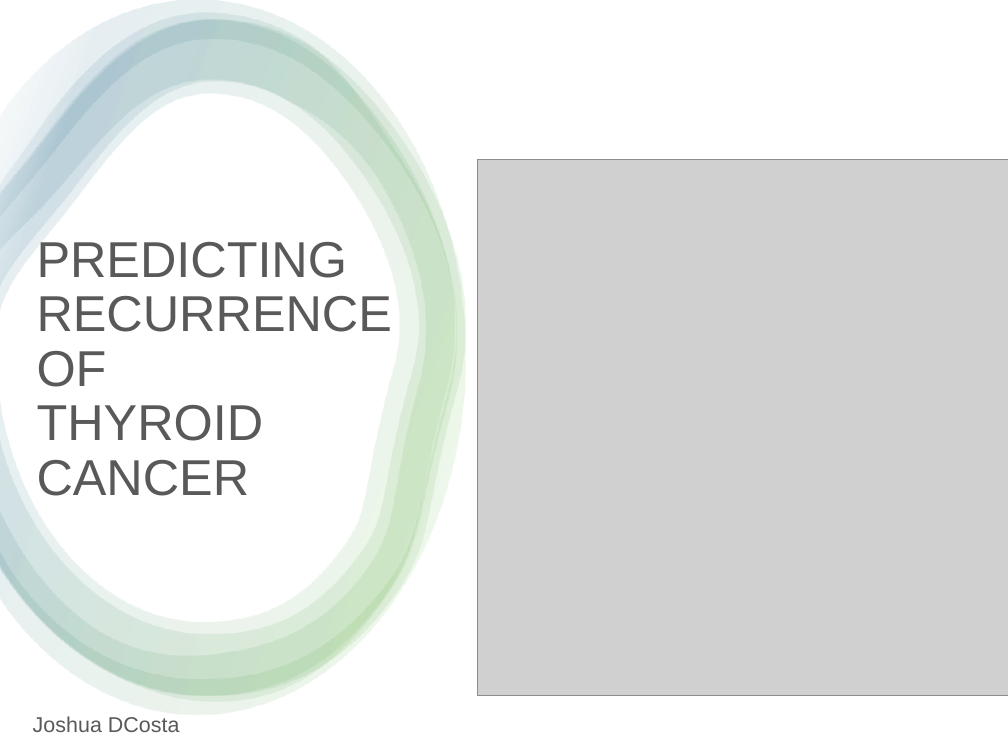
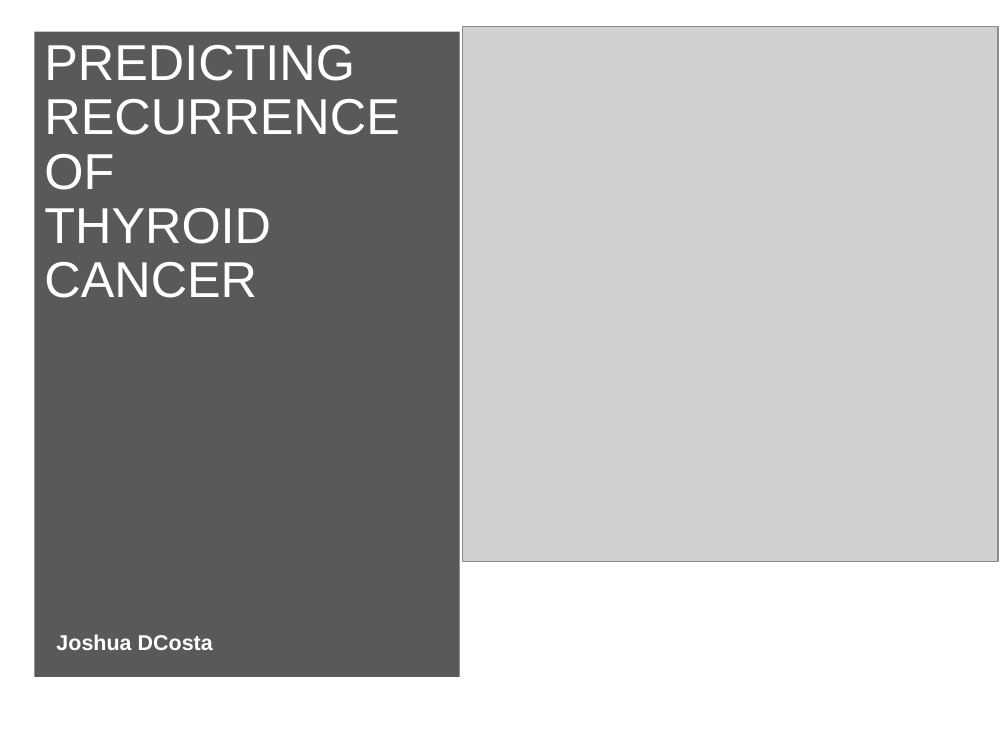
Before and after one commit to josh-dcosta/pjas-thyroid, a slide deck: slide 1 of presentation/Thyroid_Cancer_Recurrence_Presentation.pptx. Drawn at 1008x756 pixels with LibreOffice and Linux fonts; fonts in the diff are those of the drawing; grey boxes stand for pictures. Boxes give left, top, right and bottom in pixels: in the first picture for what was removed or moved away, otherwise in the second. Text is boxed around its words. In the diff, an @@ line names an element or a change of style, - is before the commit and + after.

```diff
--- a/presentation/Thyroid_Cancer_Recurrence_Presentation.pptx
+++ b/presentation/Thyroid_Cancer_Recurrence_Presentation.pptx
@@ rectangle removed at (0,0,1008,756) @@
@@ group removed at (0,0,465,715): 4 freeform shapes @@
@@ picture: place and size @@
-picture at (477,159,1008,695)
+picture at (463,26,998,561)
@@ title "PREDICTING RECURRENCE OF THYROID CANCER": place and size @@
-title "PREDICTING RECURRENCE OF THYROID CANCER" at (37,242,392,496)
+title "PREDICTING RECURRENCE OF THYROID CANCER" at (34,31,460,676)
@@ title "PREDICTING RECURRENCE OF THYROID CANCER" at (34,31,460,676): text colour #595959 to #FFFFFF; fill none to #595959 @@
@@ subtitle "Joshua DCosta": place and size @@
-subtitle "Joshua DCosta" at (33,716,180,732)
+subtitle "Joshua DCosta" at (56,634,213,650)
@@ subtitle "Joshua DCosta" at (56,634,213,650): text colour #595959 to #FFFFFF, bold on @@
```
Also in this commit, not shown: 4 other slides changed, 1 slide added, 1 slide removed.
